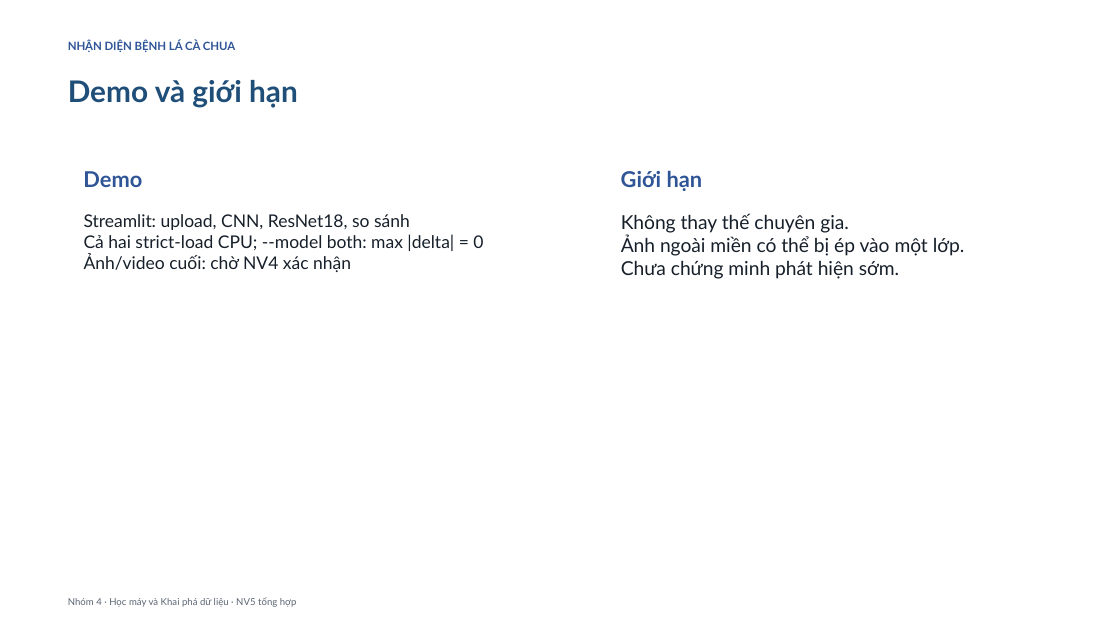
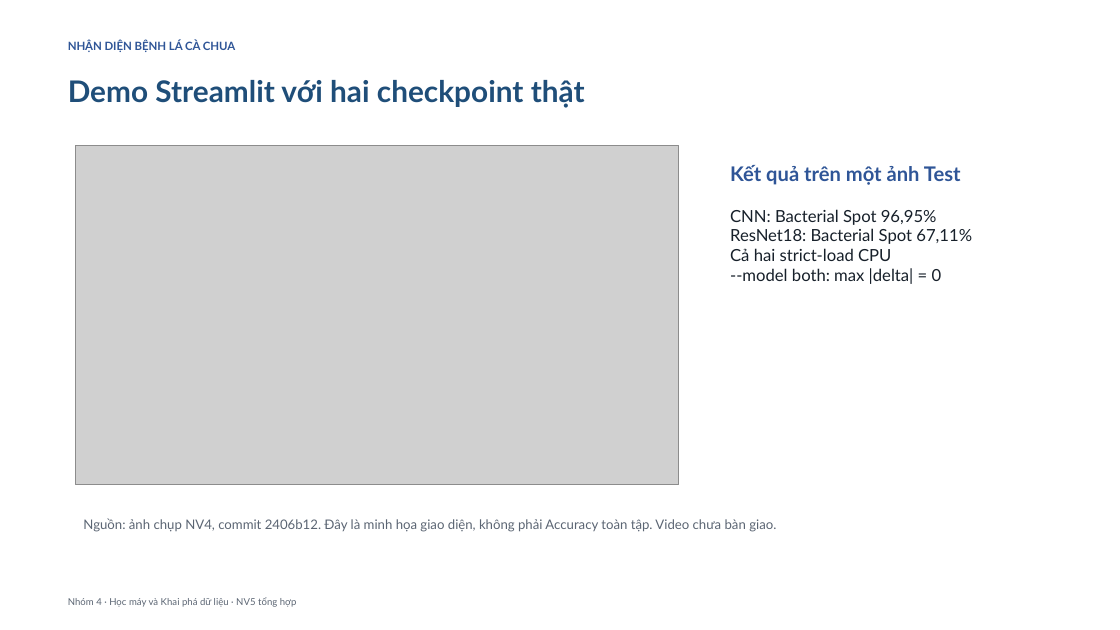
Before and after one commit to duyxl56785/Project_Dudoanbenhcaycachua, a slide deck: slide 8 of report/deliverables/slides_nhom_tomato_two_models_nv5.pptx. Drawn at 1120x630 pixels with LibreOffice and Linux fonts; fonts in the diff are those of the drawing; grey boxes stand for pictures. Boxes give left, top, right and bottom in pixels: in the first picture for what was removed or moved away, otherwise in the second. Text is boxed around its words. In the diff, an @@ line names an element or a change of style, - is before the commit and + after.

Commit message:
docs(nv5): add traceable demo evidence to final report

```diff
--- a/report/deliverables/slides_nhom_tomato_two_models_nv5.pptx
+++ b/report/deliverables/slides_nhom_tomato_two_models_nv5.pptx
@@ text at [68,80,585,108]: text changed @@
-Demo và giới hạn
+Demo Streamlit với hai checkpoint thật
@@ picture added at [76,145,680,485] @@
@@ text removed at [83,171,142,187] @@
-Demo
@@ text removed at [621,170,703,191] @@
-Giới hạn
@@ text added at [730,165,961,185], 17.2 pt, text #2F5597, bold @@
+Kết quả trên một ảnh Test
@@ text added at [730,209,972,284], 14.2 pt, text #17202A @@
+CNN: Bacterial Spot 96,95%
+ResNet18: Bacterial Spot 67,11%
+Cả hai strict-load CPU
+--model both: max |delta| = 0
@@ text removed at [84,214,483,272] @@
-Streamlit: upload, CNN, ResNet18, so sánh
-Cả hai strict-load CPU; --model both: max |delta| = 0
-Ảnh/video cuối: chờ NV4 xác nhận
@@ text at [83,518,776,532]: text changed; size 16.5 to 11.2 pt; text colour #17202A to #5B6573 @@
-Không thay thế chuyên gia.
-Ảnh ngoài miền có thể bị ép vào một lớp.
-Chưa chứng minh phát hiện sớm.
+Nguồn: ảnh chụp NV4, commit 2406b12. Đây là minh họa giao diện, không phải Accuracy toàn tập. Video chưa bàn giao.
```
Also in this commit, not shown: 1 other slide changed, 16 other files.
